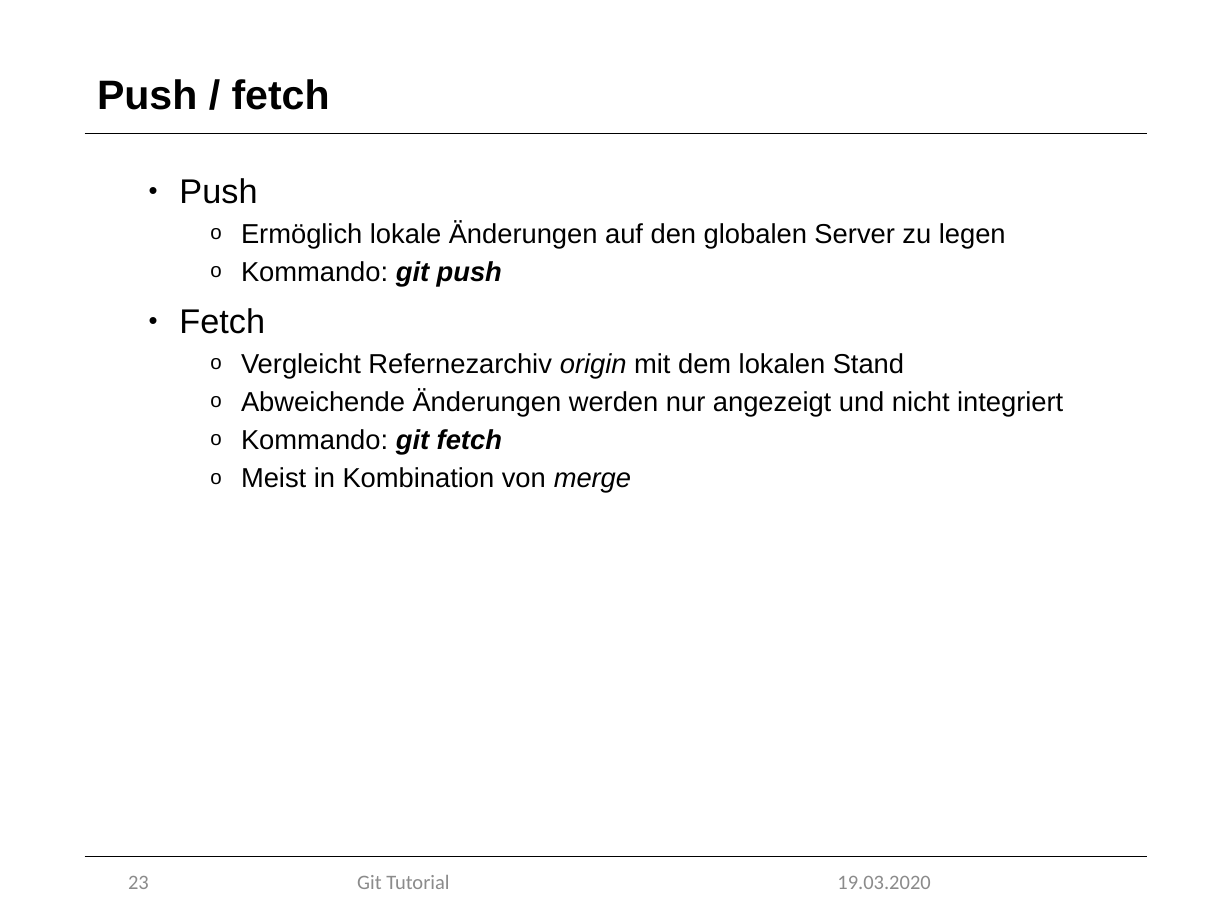
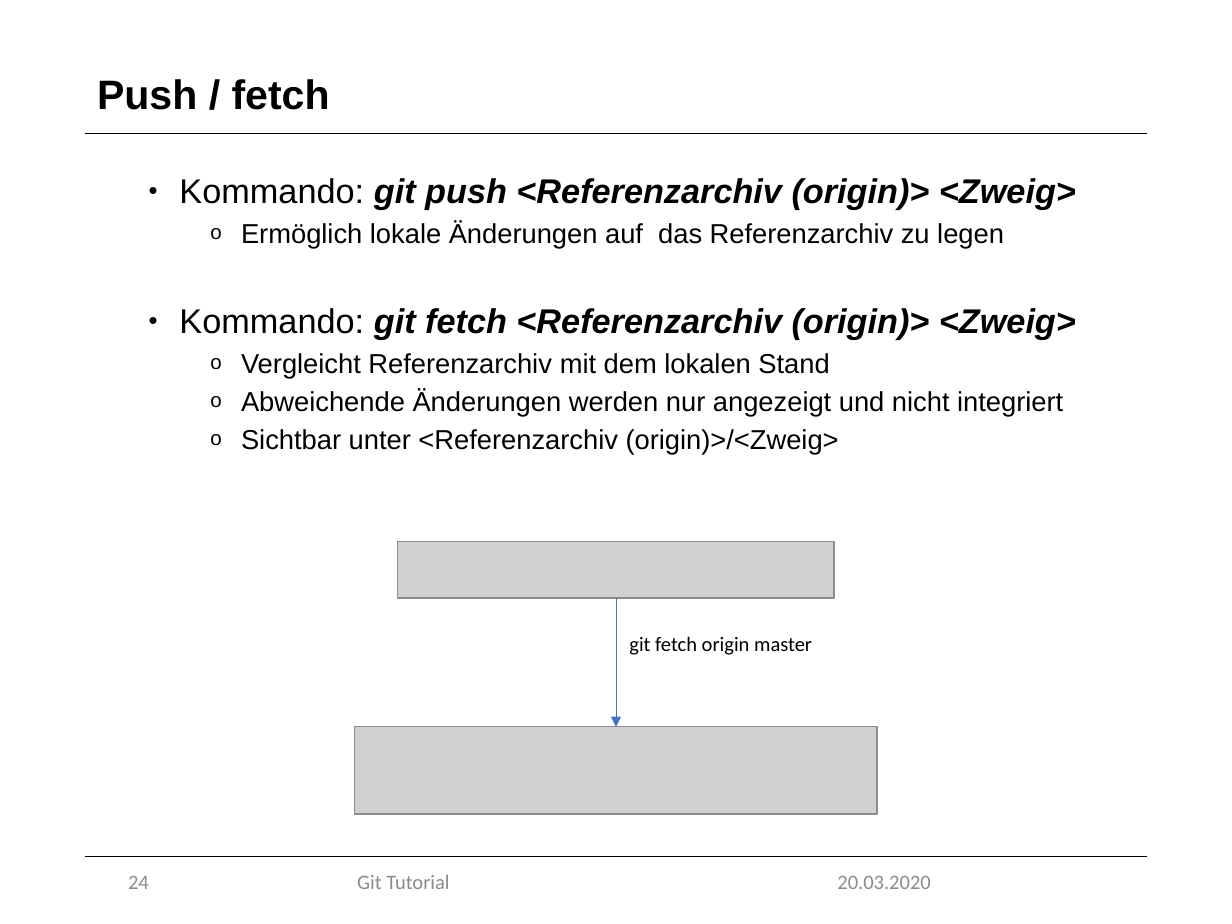
Before and after one commit to marcretzlaff/projektarbeit, a slide deck: slide 24 of Präsentation-90min/Präsentation-90min.pptx (slide 23 before the commit). Drawn at 1232x924 pixels with LibreOffice and Linux fonts; fonts in the diff are those of the drawing; grey boxes stand for pictures; background and template pictures are left out. Boxes give left, top, right and bottom in pixels: in the first picture for what was removed or moved away, otherwise in the second. Text is boxed around its words. In the diff, an @@ line names an element or a change of style, - is before the commit and + after.

```diff
--- a/Präsentation-90min/Präsentation-90min.pptx
+++ b/Präsentation-90min/Präsentation-90min.pptx
@@ text at (179, 178, 1076, 379): text changed; size 16 to 20 pt @@
-• Push
-  o Ermöglich lokale Änderungen auf den globalen Server zu legen
-  o Kommando: git push
-• Fetch
-  o Vergleicht Refernezarchiv origin mit dem lokalen Stand
+• Kommando: git push <Referenzarchiv (origin)> <Zweig>
+  o Ermöglich lokale Änderungen auf das Referenzarchiv zu legen
+• Kommando: git fetch <Referenzarchiv (origin)> <Zweig>
+  o Vergleicht Referenzarchiv mit dem lokalen Stand
@@ text at (241, 429, 839, 455): text changed @@
-  o Kommando: git fetch
-  o Meist in Kombination von merge
+  o Sichtbar unter <Referenzarchiv (origin)>/<Zweig>
@@ picture added at (398, 542, 834, 599) @@
@@ arrow added from (616, 598) to (616, 727), #4472C4 0.5 pt @@
@@ text added at (629, 636, 812, 655), 12 pt, text #000000 @@
+git fetch origin master
@@ picture added at (355, 727, 877, 814) @@
@@ page number at (128, 876, 149, 889): text changed @@
-23
+24
@@ text at (837, 876, 930, 889): text changed @@
-19.03.2020
+20.03.2020
```
Also in this commit, not shown: 32 other slides changed, 1 slide added, 1 slide removed, 4 other files.
